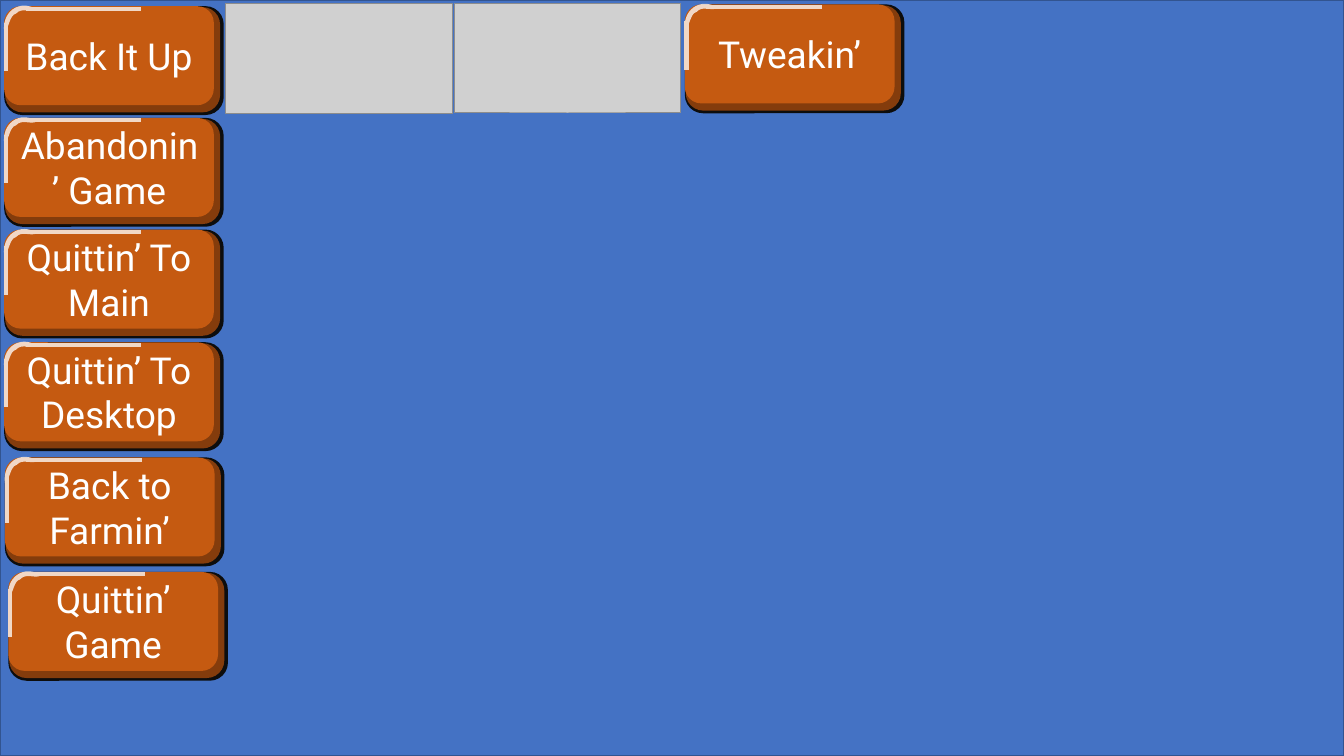
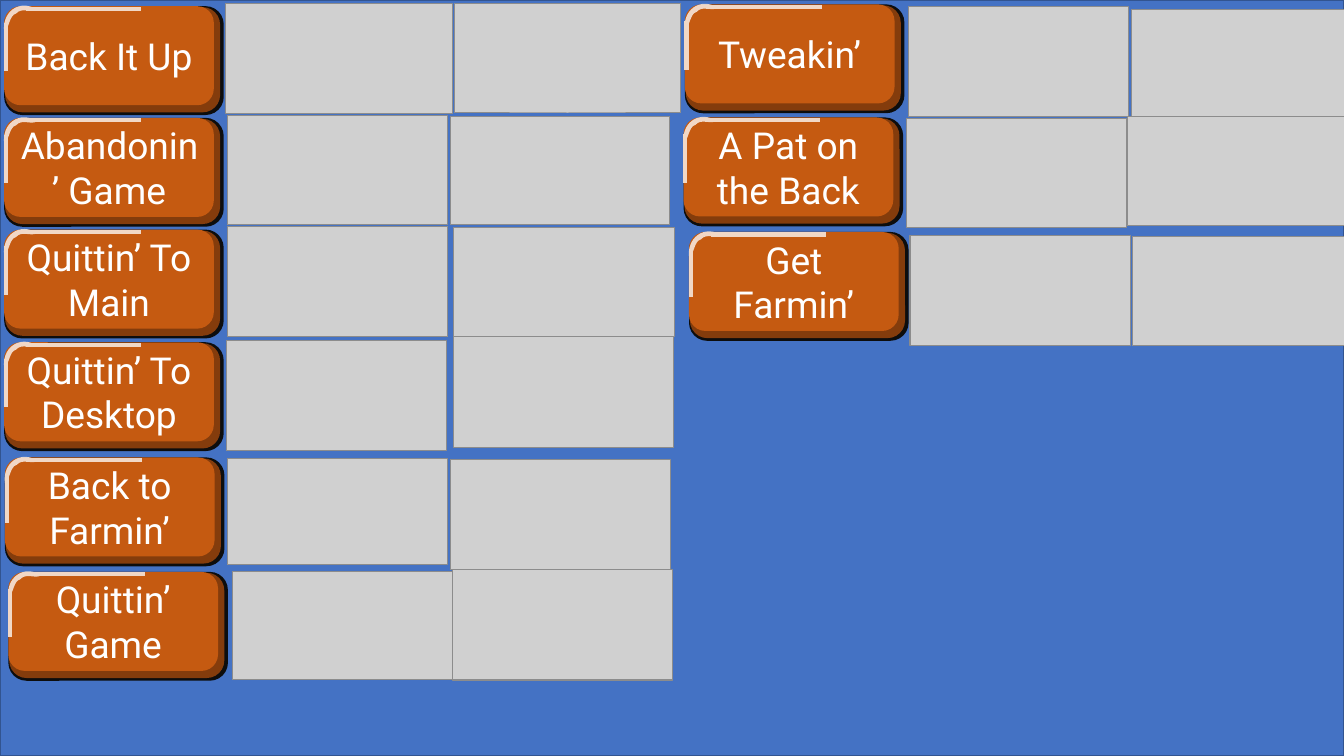
Before and after one commit to lolnevermore/SimFarmFinal, a slide deck: slide 3 of UI.pptx (slide 2 before the commit). Drawn at 1344x756 pixels with LibreOffice and Linux fonts; fonts in the diff are those of the drawing; grey boxes stand for pictures. Boxes give left, top, right and bottom in pixels: in the first picture for what was removed or moved away, otherwise in the second. Text is boxed around its words. In the diff, an @@ line names an element or a change of style, - is before the commit and + after.

```diff
--- a/UI.pptx
+++ b/UI.pptx
@@ picture added at <box>908,7,1128,117</box> @@
@@ picture added at <box>1132,9,1344,119</box> @@
@@ picture added at <box>227,115,447,225</box> @@
@@ picture added at <box>451,116,670,225</box> @@
@@ picture added at <box>906,119,1126,228</box> @@
@@ picture added at <box>1127,116,1344,226</box> @@
@@ group added at <box>677,113,903,227</box>: 3 rounded rectangles, 2 lines, 1 freeform shape @@
+A Pat on the Back
@@ picture added at <box>228,227,448,338</box> @@
@@ picture added at <box>454,227,674,337</box> @@
@@ picture added at <box>910,235,1130,346</box> @@
@@ picture added at <box>1132,236,1344,345</box> @@
@@ group added at <box>683,227,909,341</box>: 3 rounded rectangles, 2 lines, 1 freeform shape @@
+Get Farmin’
@@ picture added at <box>226,341,446,451</box> @@
@@ picture added at <box>454,337,674,448</box> @@
@@ picture added at <box>227,459,447,566</box> @@
@@ picture added at <box>451,460,670,570</box> @@
@@ picture added at <box>232,572,452,680</box> @@
@@ picture added at <box>453,570,673,681</box> @@
```
Also in this commit, not shown: 1 slide added, 58 other files.
